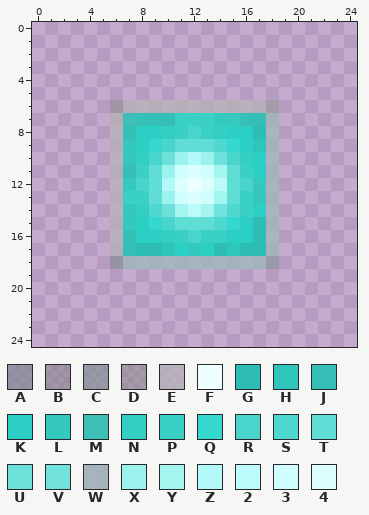
File history of a pixel-art sprite, assets/images/beacon.png. Above, as it was before the edit.
The file is 25x25 pixels. Colours within 5 levels of each other are drawn and written as one.
Palette (. is transparent): A #7082848c  B #7f7f7f7f  C #7c8f929b  D #8c8c8c8c  E #b4b4b4b4  F #eeffff  G #2ebdb4  H #2ec6bc  J #35bfb6  K #2bcfc4  L #35c8be  M #3fc0b7  N #33cfc5  P #3bd0c6  Q #36d7ce  R #49d5cc  S #4fd8cf  T #60ddd5  U #6be1da  V #71e3dc  W #9fb8bbc7  X #9cf2ed  Y #a4f4f0  Z #b3f9f7  2 #bbfbf9  3 #cefffe  4 #dcfffe
The same view after the edit:
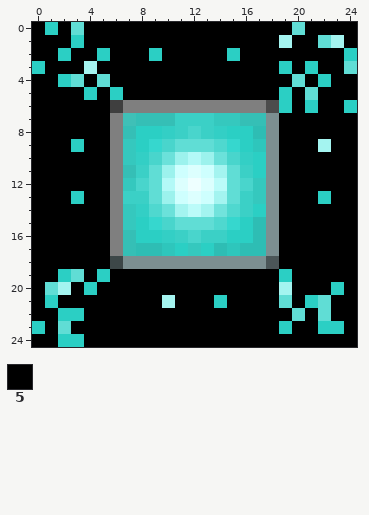
Colours new in this view: 5 #000000
Change:
colour A: #7082848c -> #3d4748
colour B: #7f7f7f7f -> #3f3f3f
colour C: #7c8f929b -> #4b5658
colour D: #8c8c8c8c -> #4c4c4c
colour E: #b4b4b4b4 -> #7f7f7f
colour W: #9fb8bbc7 -> #7c8f91
Changed rows in their new state; - is a pixel that keeps its letter.
first column x 0:
 0 5K5T5555555555555555T5555
 1 555K555555555555555Y55TY5
 2 55K55K555K55555K55555555K
 3 K555Y55555555555555K5K55T
 4 55KT5T55555555555555T5K55
 5 5555K5K555555555555K5T555
 6 555555-------------K5K55K
 7 555555-------------555555
 8 555555-------------555555
 9 555K55-------------555Y55
10 555555-------------555555
11 555555-------------555555
12 555555-------------555555
13 555K55-------------555K55
14 555555-------------555555
15 555555-------------555555
16 555555-------------555555
17 555555-------------555555
18 555555-------------555555
19 55KT5K5555555555555K55555
20 5TY5K55555555555555Y555K5
21 5K55555555Y555K5555T5KT55
22 55KK5555555555555555T5T55
23 K5T5555555555555555K55KK5
24 55KK555555555555555555555
Changed places in both pictures, as pixel boxes (x1, y1, x2, y2):
changed: (32, 22, 357, 347)
